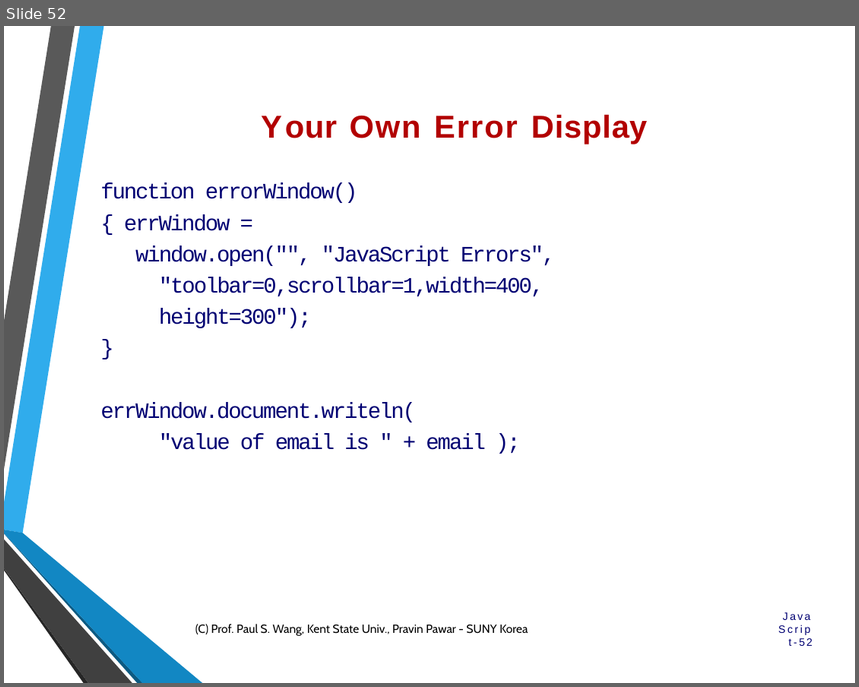
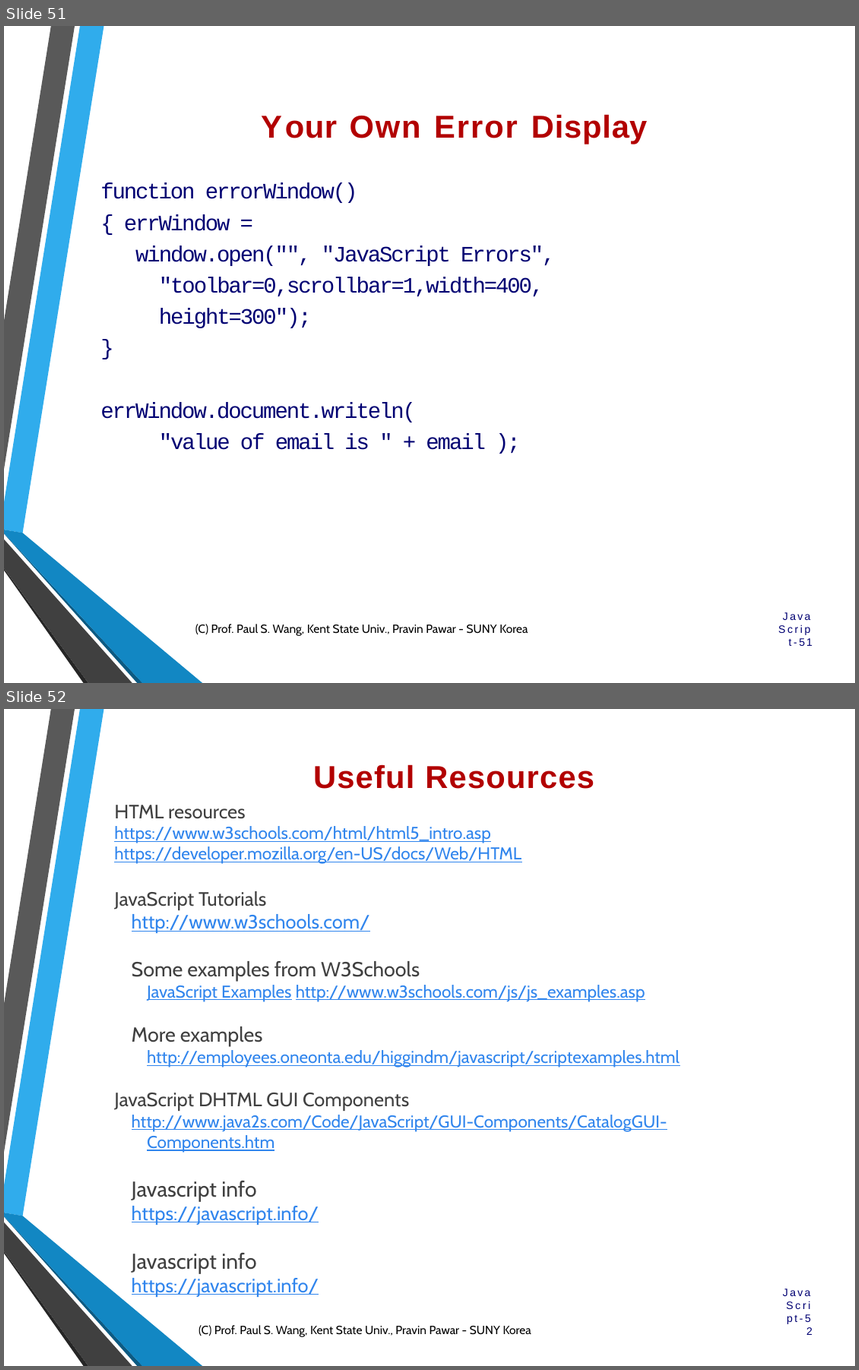
Before and after one commit to ppawar/ppawar.github.io, a slide deck: Fall2019/CSE102-F19/lectures/CSE102_Lec7 - Javascript.pptx. Shown one above the other, each under a label of ours: slide 52 before the commit, slides 51 and 52 after it. The pictures are 859x687 and 859x1370 pixels, drawn with LibreOffice and Linux fonts; fonts in the diff are those of the drawing; background and template pictures are left out. Boxes give left, top, right and bottom in pixels: in the first picture for what was removed or moved away, otherwise in the second. Text is boxed around its words. In the diff, an @@ line names an element or a change of style, - is before the commit and + after.

```diff
--- a/Fall2019/CSE102-F19/lectures/CSE102_Lec7 - Javascript.pptx
+++ b/Fall2019/CSE102-F19/lectures/CSE102_Lec7 - Javascript.pptx
@@ slide 52 added at (4, 709, 855, 1366), background picture (left out); not listed: 6 template elements that a slide beside it also shows @@
@@ title added at (313, 764, 595, 789), 29.5 pt, text #B20000, bold @@
+Useful Resources
@@ text added at (114, 805, 680, 1297), 16 pt, text #3085ED, underline @@
+HTML resources
+https://www.w3schools.com/html/html5_intro.asp
+https://developer.mozilla.org/en-US/docs/Web/HTML
+JavaScript Tutorials
+  http://www.w3schools.com/
+  Some examples from W3Schools
+    JavaScript Examples http://www.w3schools.com/js/js_examples.asp
+  More examples
+    http://employees.oneonta.edu/higgindm/javascript/scriptexamples.html
+JavaScript DHTML GUI Components
+  http://www.java2s.com/Code/JavaScript/GUI-Components/CatalogGUI-Components.htm
+  Javascript info
+  https://javascript.info/
+  Javascript info
+  https://javascript.info/
@@ text added at (773, 1295, 813, 1330), 10 pt, text #000072 @@
+JavaScript-52
@@ text added at (199, 1325, 531, 1338), 11 pt, text #000000 @@
+(C) Prof. Paul S. Wang, Kent State Univ., Pravin Pawar - SUNY Korea
@@ what was slide 52 is now slide 51 @@
@@ text at (799, 639, 813, 646): text changed @@
-JavaScript-52
+JavaScript-51
```
Also in this commit, not shown: 6 slides changed, 1 slide removed.
